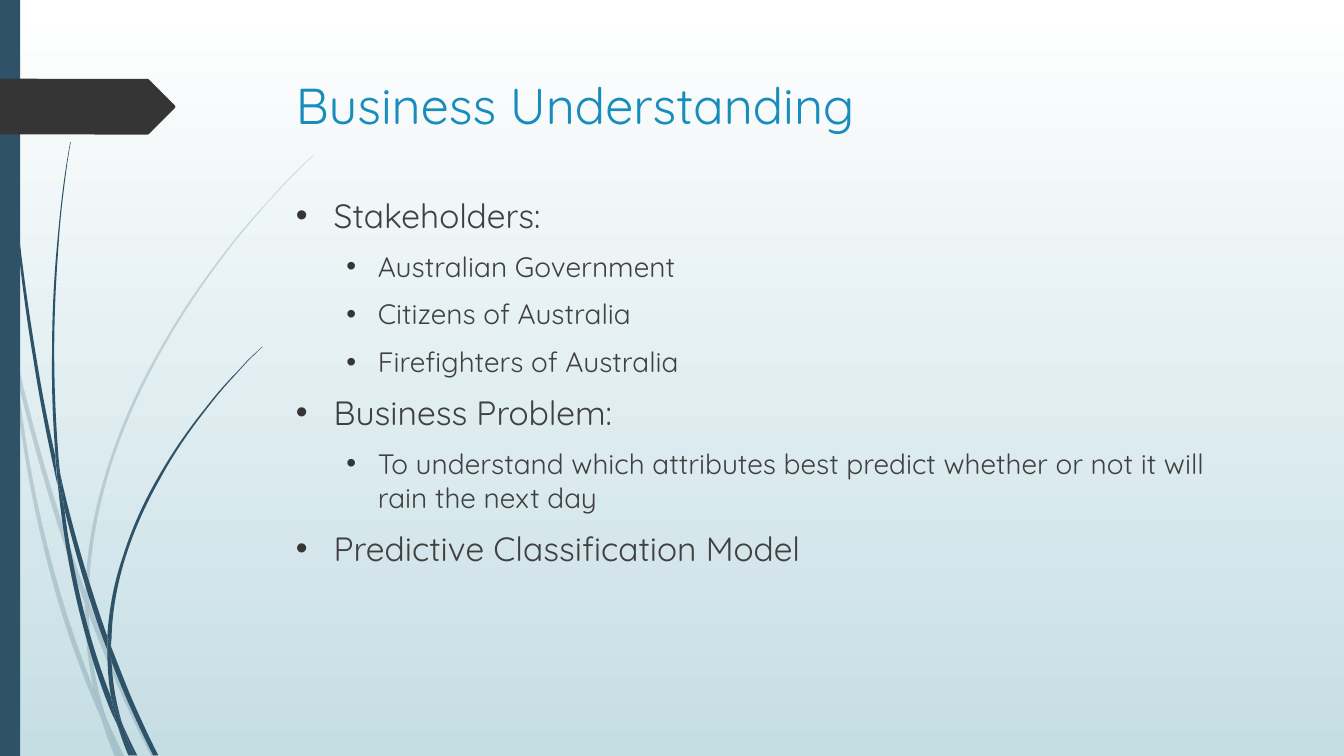
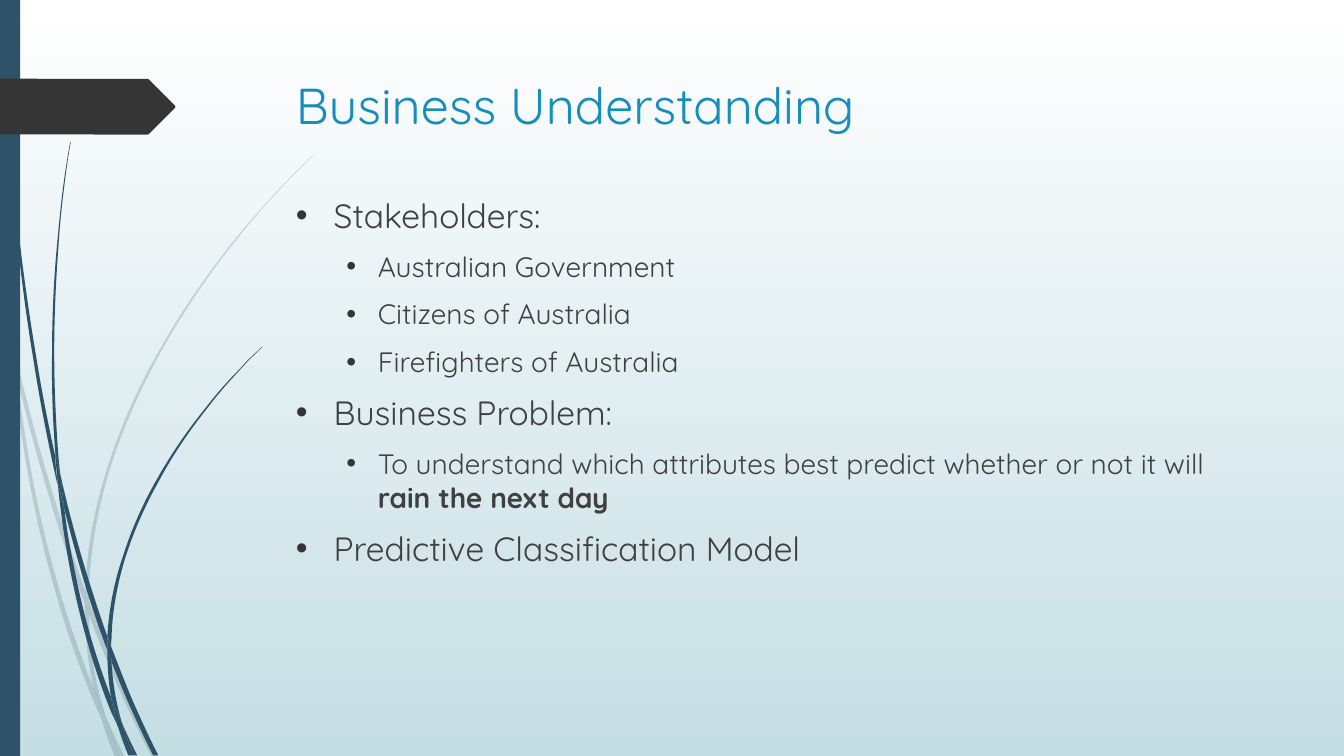
Before and after one commit to justingrisanti/dsc-phase-3-project, a slide deck: slide 3 of Module 3 Final Project Presentation.pptx. Drawn at 1344x756 pixels with LibreOffice and Linux fonts; fonts in the diff are those of the drawing. Boxes give left, top, right and bottom in pixels: in the first picture for what was removed or moved away, otherwise in the second. Text is boxed around its words. In the diff, an @@ line names an element or a change of style, - is before the commit and + after.

```diff
--- a/Module 3 Final Project Presentation.pptx
+++ b/Module 3 Final Project Presentation.pptx
@@ text at [378, 453, 1204, 514]: bold on in "rain the next day" @@
```
Also in this commit, not shown: 1 other slide changed, 1 other file.
